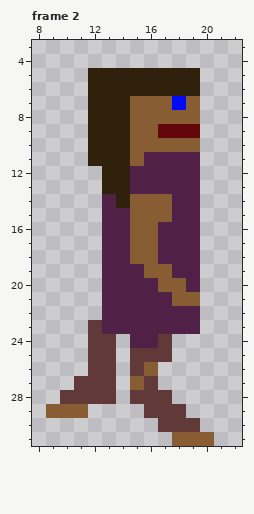
File history of a pixel-art file, Piskel Sprites/Dudette/DUDETT RIGHT.aseprite. The picture above is the old version.
32x32 pixels, 3 frames. Shown: frame 2: x 8..22, y 3..31.
And afterwards:
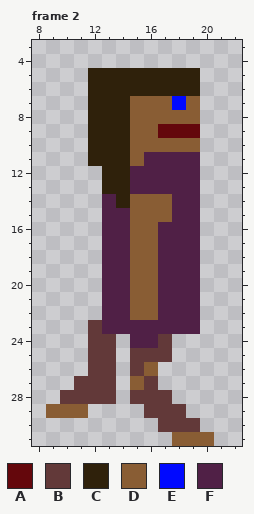
Palette (. is transparent): A #64070c  B #623939  C #2f210b  D #895d34  E #0009ff  F #502046
Diff:
{"where": "frame 2"}
{"frame":2,"y":19,"x":15,"old":"F","new":"D"}
{"frame":2,"y":19,"x":17,"old":"D","new":"F"}
{"frame":2,"y":20,"x":15,"old":"FFDD","new":"DDFF"}
{"frame":2,"y":21,"x":15,"old":"FF","new":"DD"}
{"frame":2,"y":21,"x":18,"old":"DD","new":"FF"}
{"frame":2,"y":22,"x":15,"old":"FF","new":"DD"}
